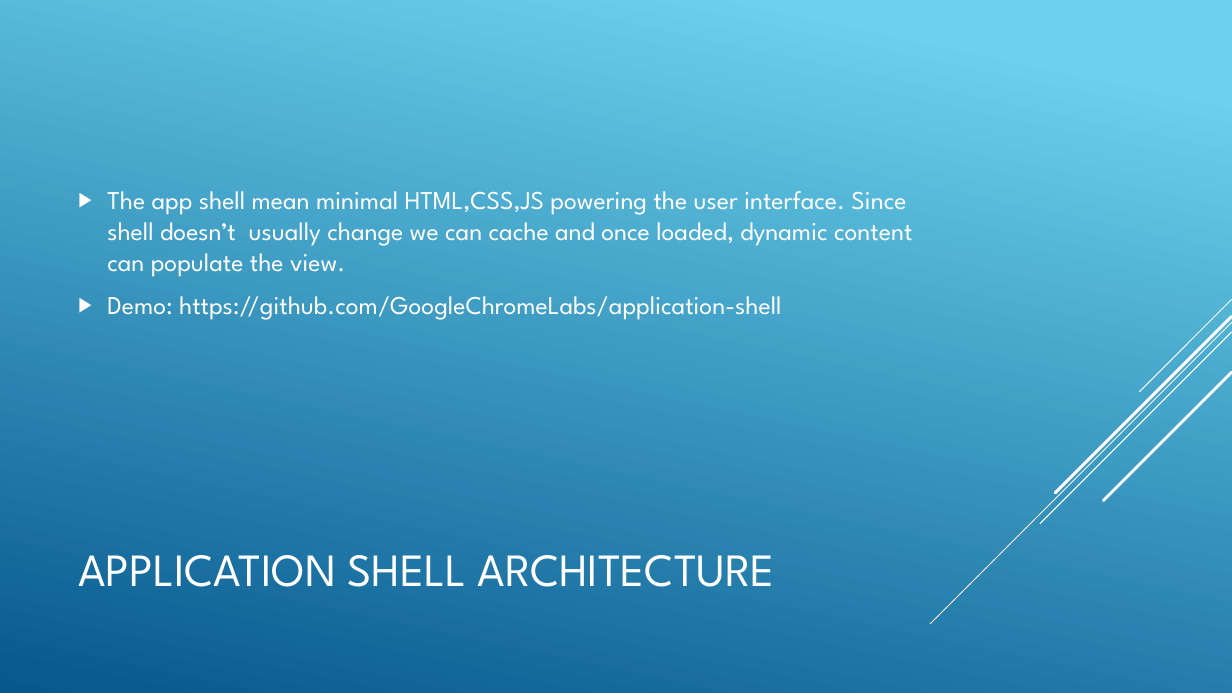
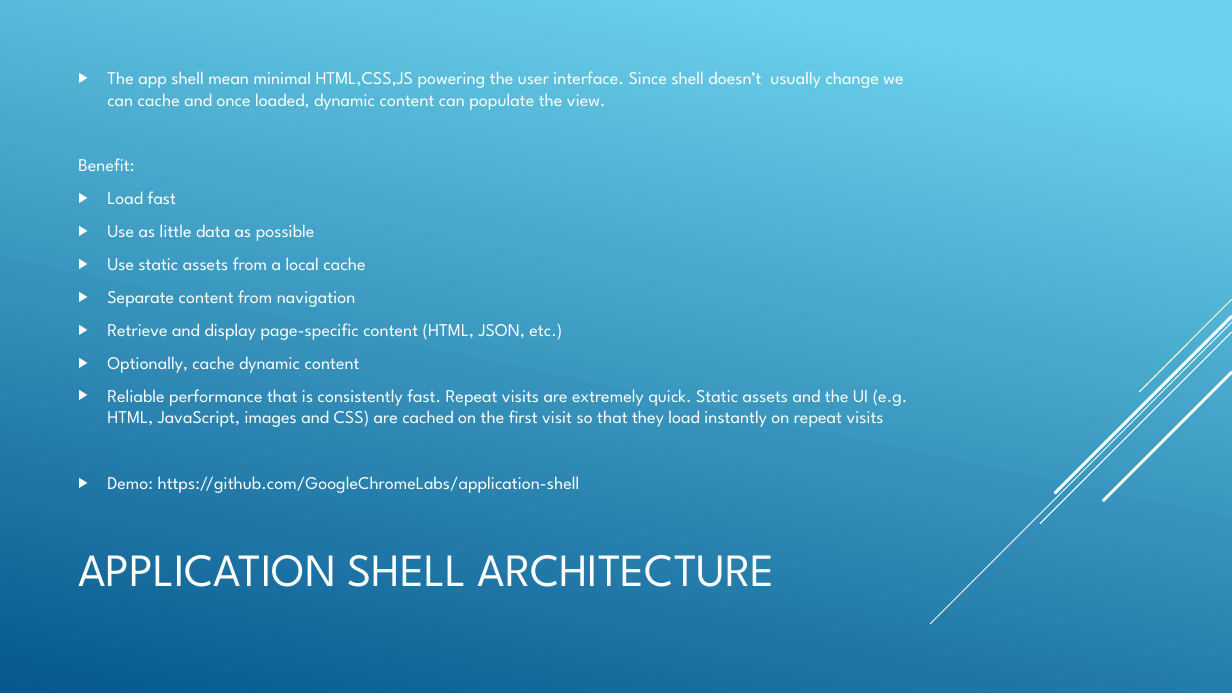
Before and after one commit to ngohungphuc/Presentation, a slide deck: slide 5 of ProgressiveWebApp/PWA.pptx. Drawn at 1232x693 pixels with LibreOffice and Linux fonts; fonts in the diff are those of the drawing. Boxes give left, top, right and bottom in pixels: in the first picture for what was removed or moved away, otherwise in the second. Text is boxed around its words. In the diff, an @@ line names an element or a change of style, - is before the commit and + after.

Commit message:
update slide

```diff
--- a/ProgressiveWebApp/PWA.pptx
+++ b/ProgressiveWebApp/PWA.pptx
@@ text at (107, 71, 903, 493): size 20 to 14 pt in "The app shell mean minimal HTML,CSS,JS powering ...", "Demo: https://github.com/GoogleChromeLabs/application-shell"; less space between paragraphs @@
@@ text at (78, 158, 908, 427): paragraphs added @@
+Benefit:
+▶ Load fast
+▶ Use as little data as possible
+▶ Use static assets from a local cache
+▶ Separate content from navigation
+▶ Retrieve and display page-specific content (HTML, JSON, etc.)
+▶ Optionally, cache dynamic content
+▶ Reliable performance that is consistently fast. Repeat visits are extremely quick. Static assets and the UI (e.g. HTML, JavaScript, images and CSS) are cached on the first visit so that they load instantly on repeat visits
```
Also in this commit, not shown: 7 other slides changed, 2 slides added, 1 slide removed, 1 other file.
